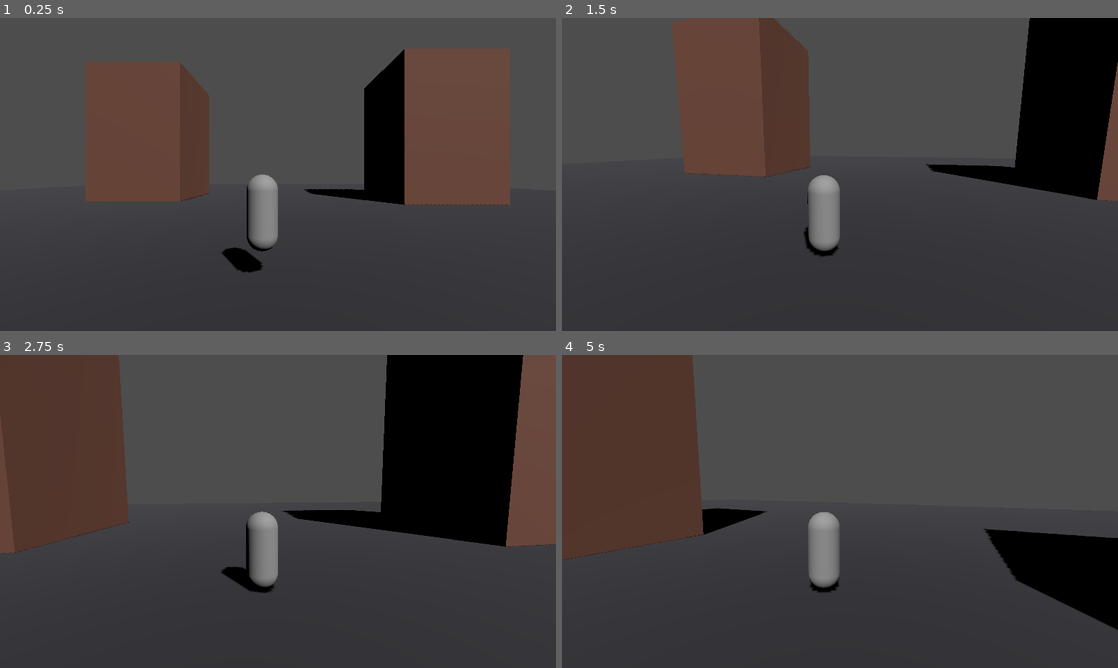
Above: before the commit, frames 1-4 (two rows, left to right).
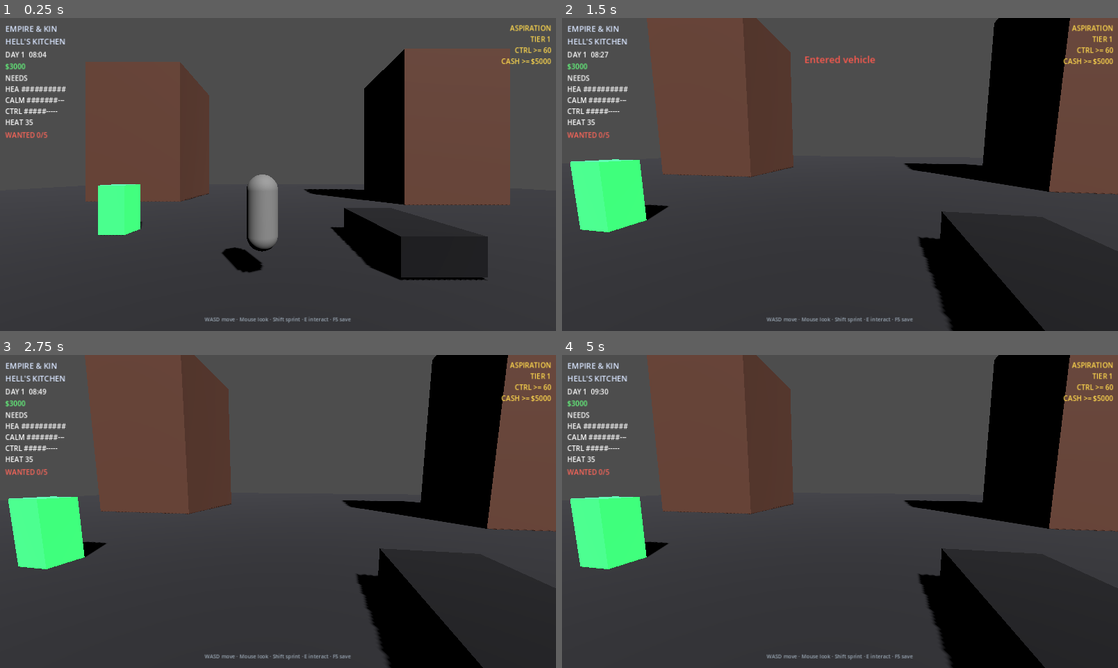
Above: after the commit, the same moments.

Repository: 5mil/empire-and-kin
Game: Godot game, scene res://scenes/main.tscn
Same seed, same stepped clock (60 frames per second), same inputs: the game is played once before the commit and once after it.
Inputs (mouse positions are in pixels of both pictures, inside the frame that each line leads up to):
- Up to frame 1 (0.25 s): no input
- Up to frame 2 (1.5 s): tap Enter at 0.5 s; move the mouse to (867, 174) at 0.52 s; hold E (interact) 0.53-1.28 s; hold W (move_forward) from 0.53 s (still down); move the mouse to (812, 174) at 1.27 s; tap E (interact) at 1.35 s
- Up to frame 3 (2.75 s): keep holding W (move_forward); move the mouse to (289, 505) at 2.02 s; hold E (interact) from 2.03 s (still down)
- Up to frame 4 (5 s): keep holding W (move_forward); move the mouse to (834, 517) at 2.77 s; release E (interact) at 2.78 s; tap E (interact) at 2.85, 4.35 s; move the mouse to (878, 514) at 3.52 s; hold E (interact) 3.53-4.28 s; move the mouse to (795, 508) at 4.27 s

The runs differ from the first frame. In frame 1, 6.3% of the frame differs, in the area x 0-100%, y 2-98%; in frame 2, 22%; in frame 3, 34%; in frame 4, 43%, in the area x 0-100%, y 0-100%.

Commit message:
godot: main scene — HUD, sedan, job marker, Hell's Kitchen default

Diff:
--- a/godot/scenes/main.tscn
+++ b/godot/scenes/main.tscn
@@ -1,7 +1,10 @@
-[gd_scene load_steps=8 format=3]
+[gd_scene load_steps=12 format=3]
 
 [ext_resource type="Script" path="res://scripts/main.gd" id="1_main"]
 [ext_resource type="Script" path="res://scripts/player.gd" id="2_player"]
+[ext_resource type="Script" path="res://scripts/vehicle.gd" id="3_veh"]
+[ext_resource type="Script" path="res://scripts/job_marker.gd" id="4_job"]
+[ext_resource type="PackedScene" path="res://scenes/hud.tscn" id="5_hud"]
 
 [sub_resource type="BoxMesh" id="BoxMesh_ground"]
 size = Vector3(80, 0.2, 80)
@@ -31,6 +34,26 @@
 [sub_resource type="BoxShape3D" id="BoxShape_bld"]
 size = Vector3(8, 12, 8)
 
+[sub_resource type="BoxMesh" id="BoxMesh_car"]
+size = Vector3(1.9, 0.9, 4.2)
+
+[sub_resource type="StandardMaterial3D" id="Mat_car"]
+albedo_color = Color(0.08, 0.08, 0.1, 1)
+
+[sub_resource type="BoxShape3D" id="BoxShape_car"]
+size = Vector3(1.9, 0.9, 4.2)
+
+[sub_resource type="SphereShape3D" id="SphereShape_job"]
+radius = 2.5
+
+[sub_resource type="BoxMesh" id="BoxMesh_job"]
+size = Vector3(1, 2, 1)
+
+[sub_resource type="StandardMaterial3D" id="Mat_job"]
+albedo_color = Color(0.2, 0.9, 0.4, 1)
+emission_enabled = true
+emission = Color(0.1, 0.5, 0.2, 1)
+
 [node name="Main" type="Node3D"]
 script = ExtResource("1_main")
 
@@ -38,8 +61,6 @@
 transform = Transform3D(0.866, -0.354, 0.354, 0, 0.707, 0.707, -0.5, -0.612, 0.612, 0, 20, 0)
 shadow_enabled = true
 light_energy = 1.15
-
-[node name="WorldEnvironment" type="WorldEnvironment" parent="."]
 
 [node name="Ground" type="StaticBody3D" parent="."]
 
@@ -95,3 +116,41 @@
 [node name="Camera3D" type="Camera3D" parent="Player/CameraPivot/SpringArm3D"]
 current = true
 fov = 70.0
+
+[node name="Sedan" type="RigidBody3D" parent="." groups=["vehicle"]]
+transform = Transform3D(1, 0, 0, 0, 1, 0, 0, 0, 1, 4, 0.6, 6)
+collision_layer = 4
+collision_mask = 1
+mass = 1200.0
+script = ExtResource("3_veh")
+
+[node name="Mesh" type="MeshInstance3D" parent="Sedan"]
+mesh = SubResource("BoxMesh_car")
+surface_material_override/0 = SubResource("Mat_car")
+
+[node name="Collision" type="CollisionShape3D" parent="Sedan"]
+shape = SubResource("BoxShape_car")
+
+[node name="Seat" type="Marker3D" parent="Sedan"]
+transform = Transform3D(1, 0, 0, 0, 1, 0, 0, 0, 1, 0, 0.5, 0.2)
+
+[node name="ExitPoint" type="Marker3D" parent="Sedan"]
+transform = Transform3D(1, 0, 0, 0, 1, 0, 0, 0, 1, -2.2, 0, 0)
+
+[node name="JobBootleg" type="Area3D" parent="."]
+transform = Transform3D(1, 0, 0, 0, 1, 0, 0, 0, 1, -6, 1, 4)
+collision_layer = 0
+collision_mask = 2
+monitoring = true
+script = ExtResource("4_job")
+job_kind = 0
+payout = 400
+
+[node name="Collision" type="CollisionShape3D" parent="JobBootleg"]
+shape = SubResource("SphereShape_job")
+
+[node name="Mesh" type="MeshInstance3D" parent="JobBootleg"]
+mesh = SubResource("BoxMesh_job")
+surface_material_override/0 = SubResource("Mat_job")
+
+[node name="HUD" parent="." instance=ExtResource("5_hud")]
